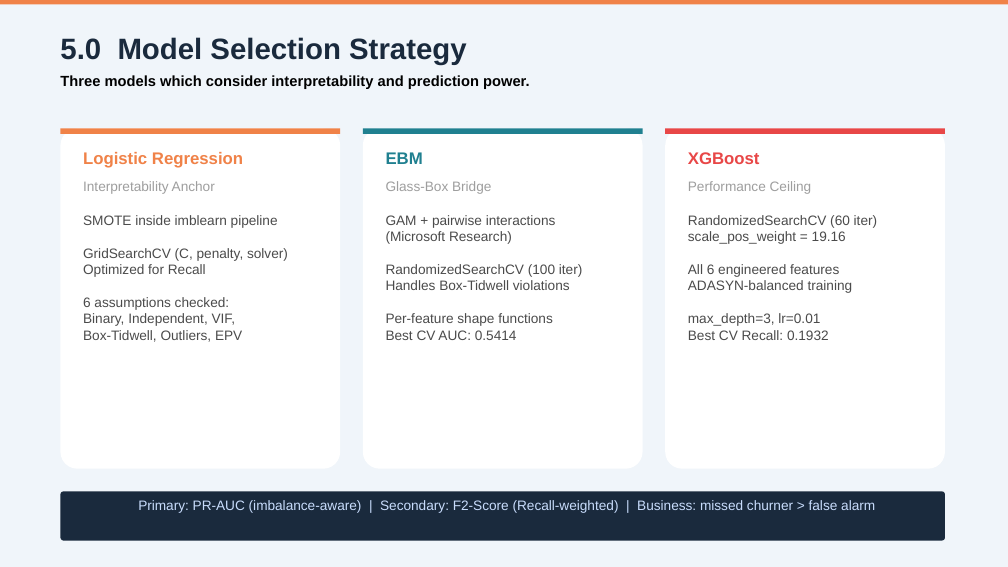
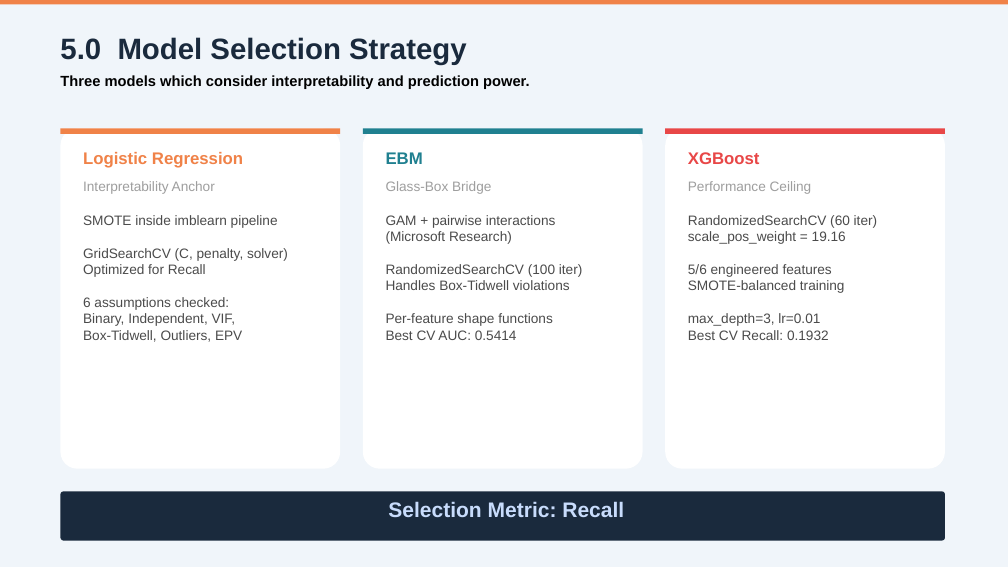
Before and after one commit to mind-wanderer00/ubp-attrition-api, a slide deck: slide 25 of presentation docs/Copino_UBP_Presentation_Final.pptx. Drawn at 1008x567 pixels with LibreOffice and Linux fonts; fonts in the diff are those of the drawing. Boxes give left, top, right and bottom in pixels: in the first picture for what was removed or moved away, otherwise in the second. Text is boxed around its words. In the diff, an @@ line names an element or a change of style, - is before the commit and + after.

```diff
--- a/presentation docs/Copino_UBP_Presentation_Final.pptx
+++ b/presentation docs/Copino_UBP_Presentation_Final.pptx
@@ text at [688, 264, 845, 293]: text changed @@
-All 6 engineered features
-ADASYN-balanced training
+5/6 engineered features
+SMOTE-balanced training
@@ text at [388, 501, 624, 517]: text changed; size 13 to 20 pt; bold on @@
-Primary: PR-AUC (imbalance-aware) | Secondary: F2-Score (Recall-weighted) | Business: missed churner > false alarm
+Selection Metric: Recall
```
Also in this commit, not shown: 3 other slides changed, 3 other files.
